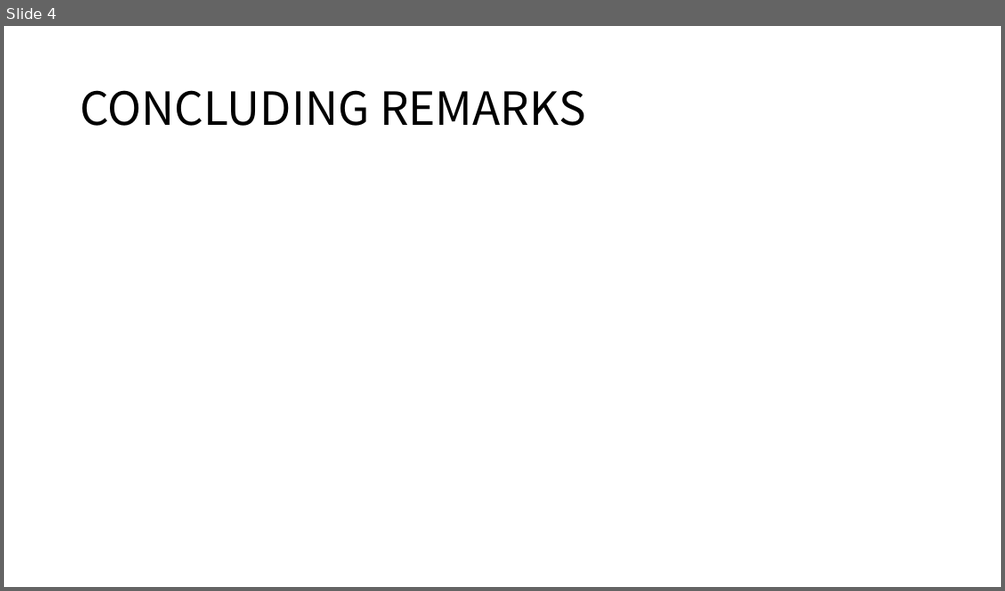
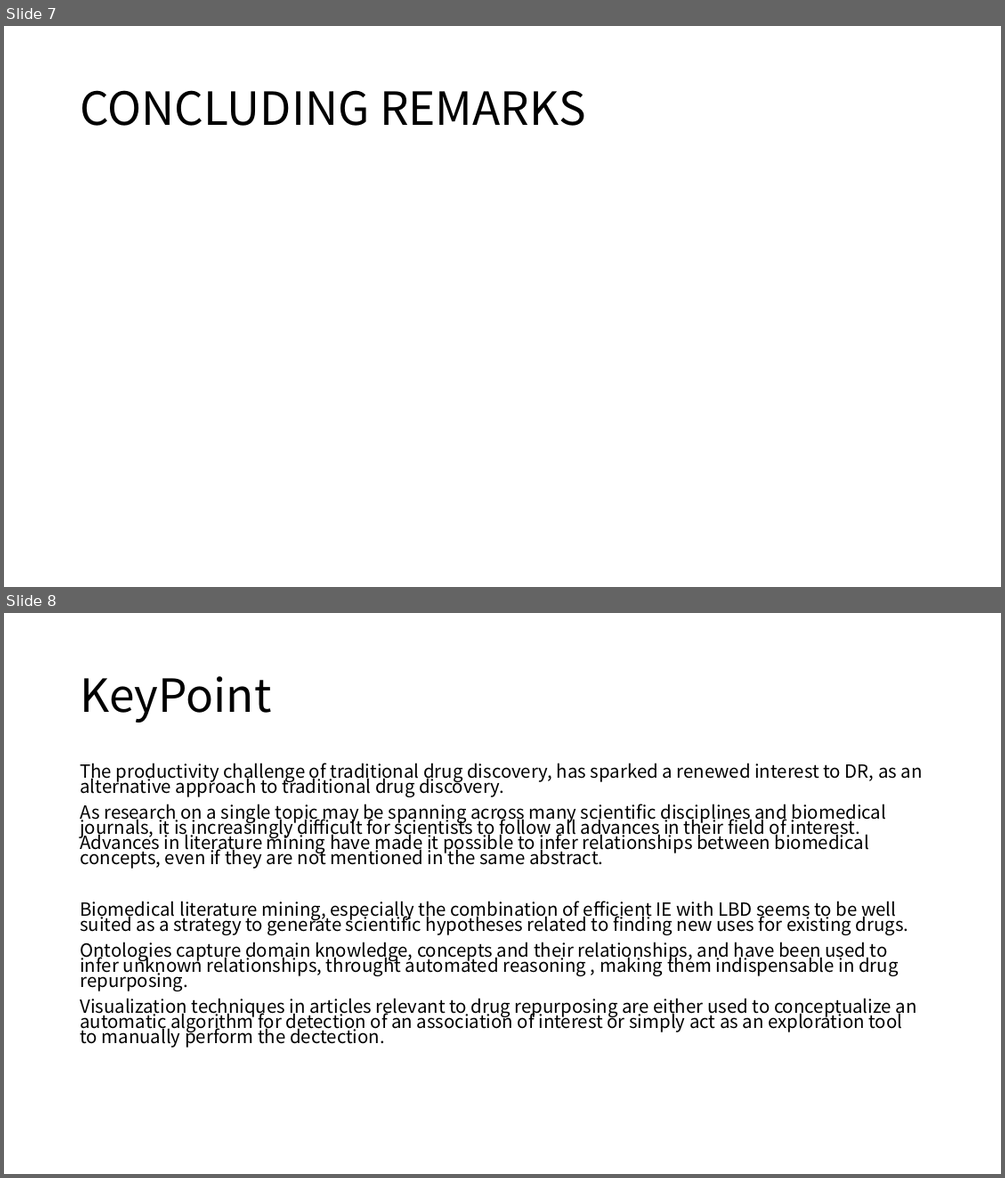
Before and after one commit to moklise/TIL, a slide deck: Review/[3] Literature mining, ontologies and information visualization for drug repurposing/Literature mining, ontologies and information visualization for.pptx. Shown one above the other, each under a label of ours: slide 4 before the commit, slides 7 and 8 after it. The pictures are 1005x591 and 1005x1178 pixels, drawn with LibreOffice and Linux fonts; fonts in the diff are those of the drawing. Boxes give left, top, right and bottom in pixels: in the first picture for what was removed or moved away, otherwise in the second. Text is boxed around its words. In the diff, an @@ line names an element or a change of style, - is before the commit and + after.

Commit message:
[Publication Review] Literature Mining

```diff
--- a/Review/[3] Literature mining, ontologies and information visualization for drug repurposing/Literature mining, ontologies and information visualization for.pptx
+++ b/Review/[3] Literature mining, ontologies and information visualization for drug repurposing/Literature mining, ontologies and information visualization for.pptx
@@ slide 8 added at box(4, 613, 1001, 1174), background #FFFFFF @@
@@ title added at box(80, 676, 271, 722), 44 pt, text #000000 @@
+KeyPoint
@@ text added at box(80, 763, 922, 1047), 17.5 pt, text #000000 @@
+The productivity challenge of traditional drug discovery, has sparked a renewed interest to DR, as an alternative approach to traditional drug discovery.
+As research on a single topic may be spanning across many scientific disciplines and biomedical journals, it is increasingly difficult for scientists to follow all advances in their field of interest. Advances in literature mining have made it possible to infer relationships between biomedical concepts, even if they are not mentioned in the same abstract.
+Biomedical literature mining, especially the combination of efficient IE with LBD seems to be well suited as a strategy to generate scientific hypotheses related to finding new uses for existing drugs.
+Ontologies capture domain knowledge, concepts and their relationships, and have been used to infer unknown relationships, throught automated reasoning , making them indispensable in drug repurposing.
+Visualization techniques in articles relevant to drug repurposing are either used to conceptualize an automatic algorithm for detection of an association of interest or simply act as an exploration tool to manually perform the dectection.
@@ what was slide 4 is now slide 7 @@
```
Also in this commit, not shown: 4 other slides added, 1 slide removed, 1 other file.
